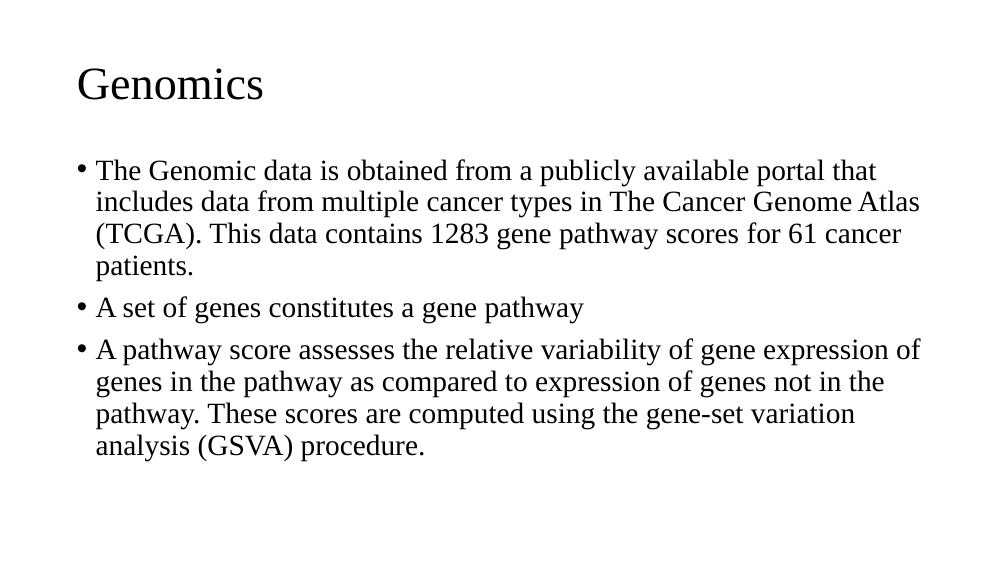
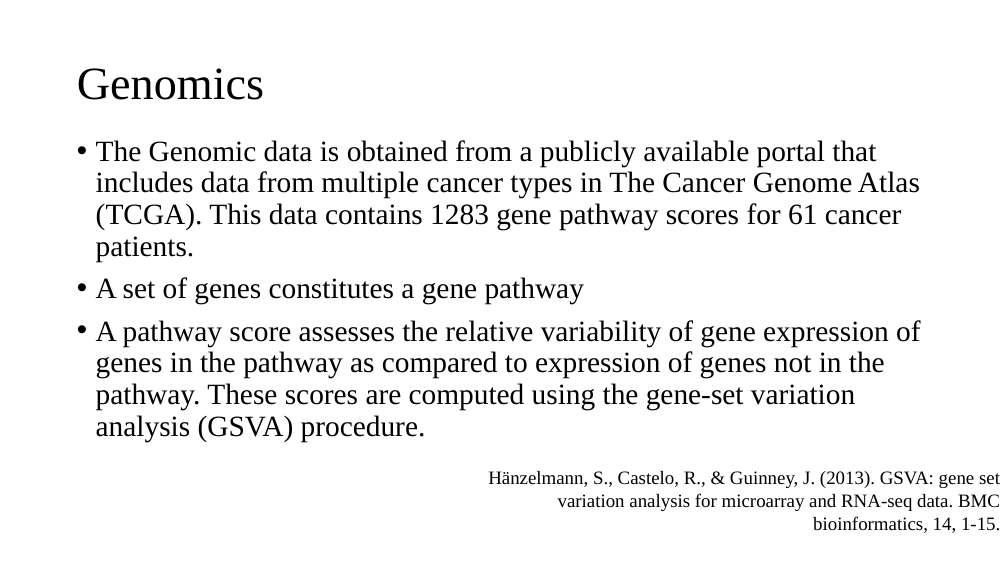
Before and after one commit to Sanchayan-Bhowal/BDSI-Data-mining, a slide deck: slide 3 of ResearchPreviewSlide.pptx. Drawn at 1008x567 pixels with LibreOffice and Linux fonts; fonts in the diff are those of the drawing; background and template pictures are left out. Boxes give left, top, right and bottom in pixels: in the first picture for what was removed or moved away, otherwise in the second. Text is boxed around its words. In the diff, an @@ line names an element or a change of style, - is before the commit and + after.

```diff
--- a/ResearchPreviewSlide.pptx
+++ b/ResearchPreviewSlide.pptx
@@ text "The Genomic data is obtained ..." moved from (x1=96, y1=159, x2=920, y2=461) to (x1=96, y1=140, x2=920, y2=442) @@
@@ text added at (x1=488, y1=471, x2=1000, y2=533), 18 pt, text #000000 @@
+Hänzelmann, S., Castelo, R., & Guinney, J. (2013). GSVA: gene set variation analysis for microarray and RNA-seq data. BMC bioinformatics, 14, 1-15.
```
Also in this commit, not shown: 5 other slides changed, 1 slide added, 3 slides removed, 1 other file.
